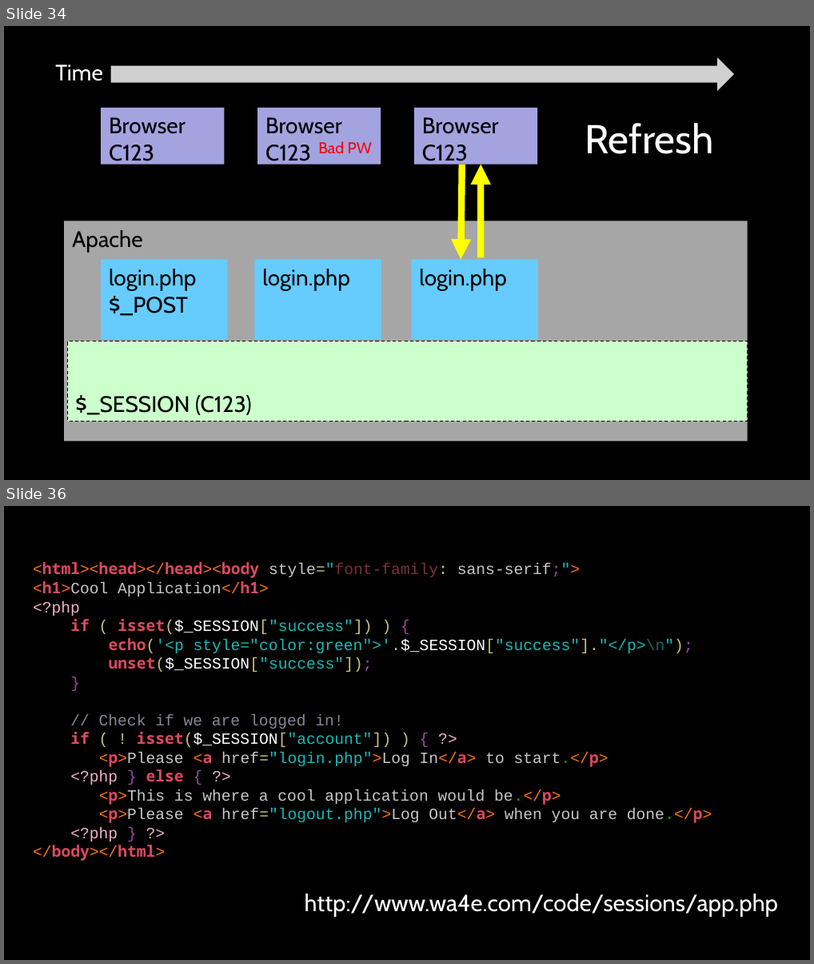
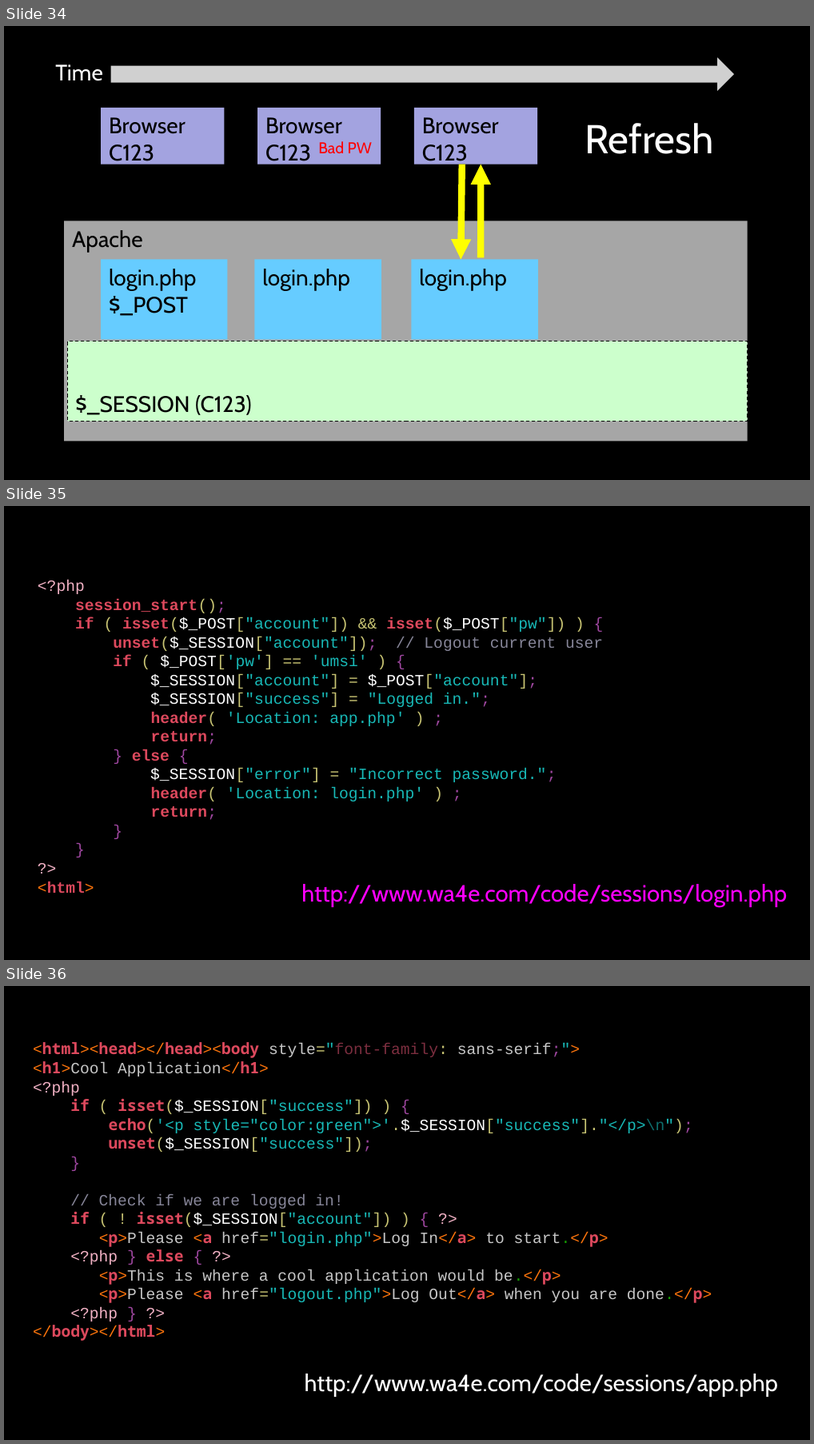
Before and after one commit to csev/wa4e, a slide deck: lectures/PHP-08-POST-Redirect-Authn.ppt. Shown one above the other, each under a label of ours: slides 34 and 36 before the commit, slides 34, 35 and 36 after it; the slides between them are not shown. The pictures are 814x964 and 814x1444 pixels, drawn with LibreOffice and Linux fonts; fonts in the diff are those of the drawing; grey boxes stand for pictures. Boxes give left, top, right and bottom in pixels: in the first picture for what was removed or moved away, otherwise in the second. Text is boxed around its words. In the diff, an @@ line names an element or a change of style, - is before the commit and + after.

```diff
--- a/lectures/PHP-08-POST-Redirect-Authn.ppt
+++ b/lectures/PHP-08-POST-Redirect-Authn.ppt
@@ slide 35 added at (x1=4, y1=506, x2=810, y2=960), background #000000; not listed: 3 template elements that a slide beside it also shows @@
@@ text added at (x1=38, y1=580, x2=603, y2=892), 14 pt, text #18B9B7 @@
+<?php
+session_start();
+if ( isset($_POST["account"]) && isset($_POST["pw"]) ) {
+unset($_SESSION["account"]); // Logout current user
+if ( $_POST['pw'] == 'umsi' ) {
+$_SESSION["account"] = $_POST["account"];
+$_SESSION["success"] = "Logged in.";
+header( 'Location: app.php' ) ;
+return;
+} else {
+$_SESSION["error"] = "Incorrect password.";
+header( 'Location: login.php' ) ;
+return;
+}
+}
+?>
+<html>
@@ text added at (x1=302, y1=884, x2=787, y2=907), 21 pt, text #FF00FF @@
+http://www.wa4e.com/code/sessions/login.php
```
Also in this commit, not shown: 5 slides changed, 1 slide removed.
